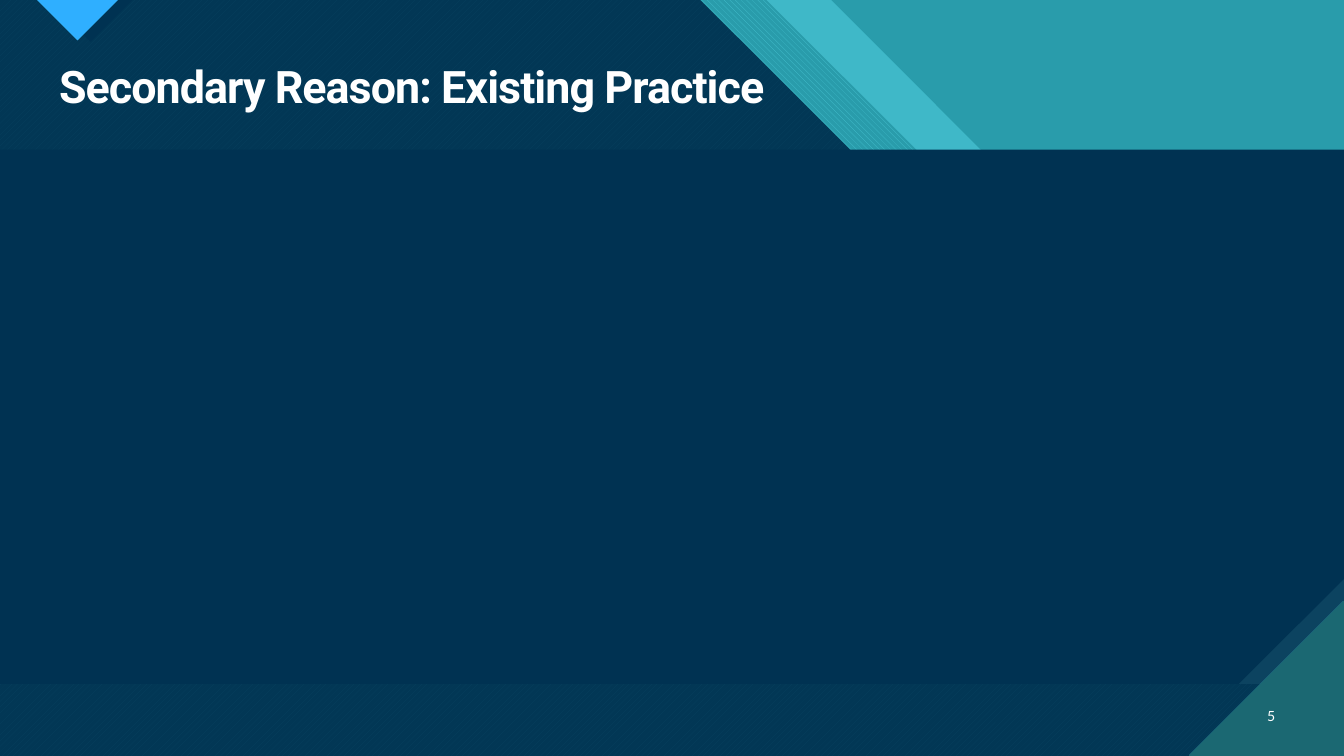
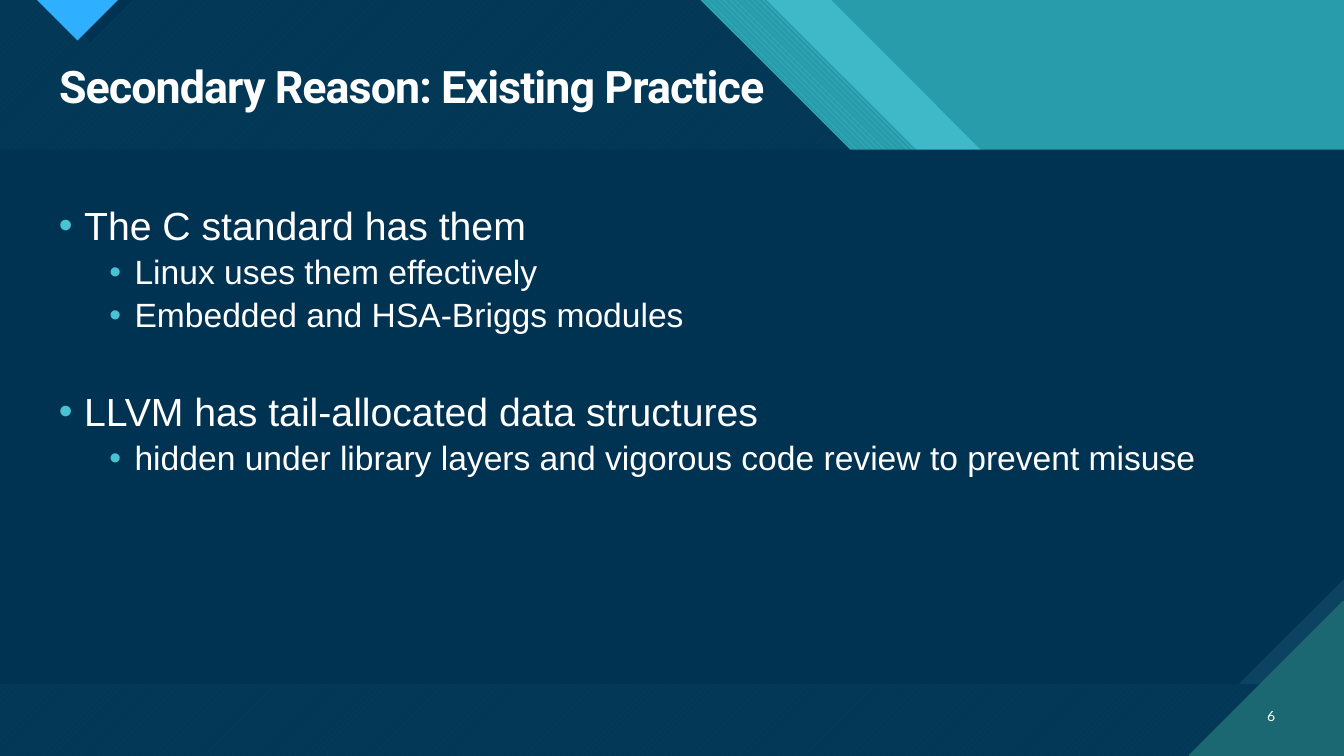
Before and after one commit to ThePhD/future_cxx, a slide deck: slide 6 of papers/presentations/source/d1039r2.pptx (slide 5 before the commit). Drawn at 1344x756 pixels with LibreOffice and Linux fonts; fonts in the diff are those of the drawing. Boxes give left, top, right and bottom in pixels: in the first picture for what was removed or moved away, otherwise in the second. Text is boxed around its words. In the diff, an @@ line names an element or a change of style, - is before the commit and + after.

```diff
--- a/papers/presentations/source/d1039r2.pptx
+++ b/papers/presentations/source/d1039r2.pptx
@@ text added at bbox=[84, 211, 1195, 477], 24 pt, text #FFFFFF @@
+• The C standard has them
+  • Linux uses them effectively
+  • Embedded and HSA-Briggs modules
+• LLVM has tail-allocated data structures
+  • hidden under library layers and vigorous code review to prevent misuse
@@ page number at bbox=[1267, 711, 1275, 721]: text changed @@
-5
+6
```
Also in this commit, not shown: 5 other slides changed, 6 slides added, 1 slide removed, 9 other files.
